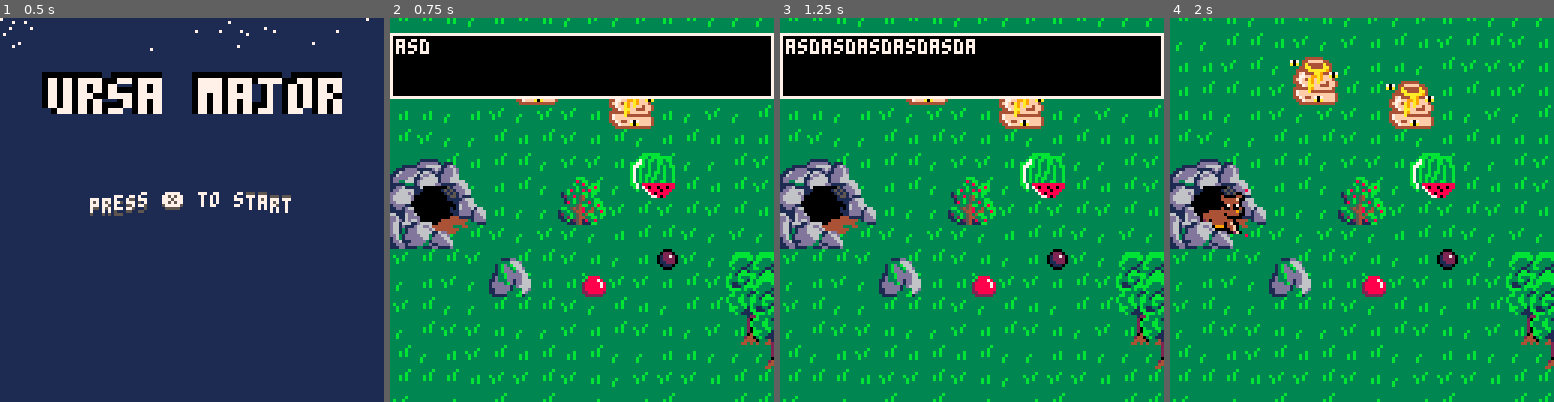
Above: before the commit, frames 1-4 (left to right).
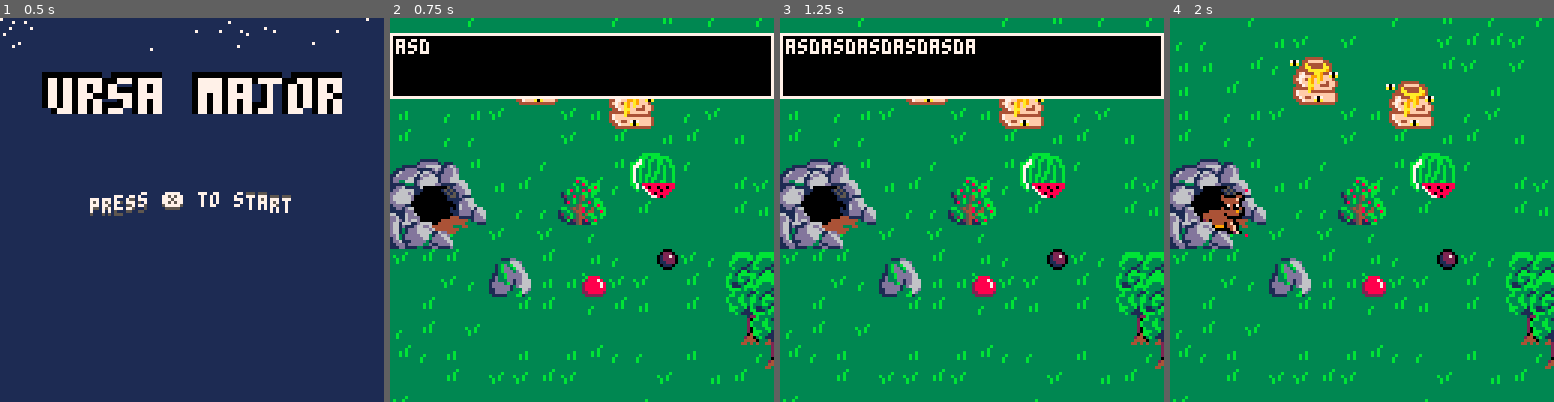
Above: after the commit, the same moments.

Repository: ekaktusz/harvest
Game: PICO-8 cartridge harvest.p8
Two runs of this game, one before a commit and one after it. Both use one fixed random seed, a clock stepped at 60 frames per second and the inputs below.
Inputs:
- Up to frame 1 (0.5 s): tap X (X key) at 0.33 s
- Up to frame 2 (0.75 s): tap O (Z key) at 0.7 s
- Up to frame 3 (1.25 s): tap X (X key) at 1.07 s
- Up to frame 4 (2 s): hold Right from 1.6 s (still down); tap O (Z key) at 1.7 s; tap X (X key) at 1.85 s

Frame 1 is identical in both runs. In frame 2, 2.9% of the frame differs, in the area x 0-100%, y 0-100%; in frame 3, 2.9%; in frame 4, 3.6%.

Commit message:
grass frequency

Diff:
--- a/include/terrain.lua
+++ b/include/terrain.lua
@@ -1,7 +1,7 @@
 function init_terrain()
     terrain = get_all_coords_for_spriten(14)
 
-    summer_options = {138, 139, 154, 155}
+    summer_options = {138, 139, 154, 155, 14, 14, 14, 14}
     summer_options_end = {170, 171, 186, 187}
     fall_options = {140, 141, 156, 157}
     fall_options_end = {172, 173, 188, 189}
